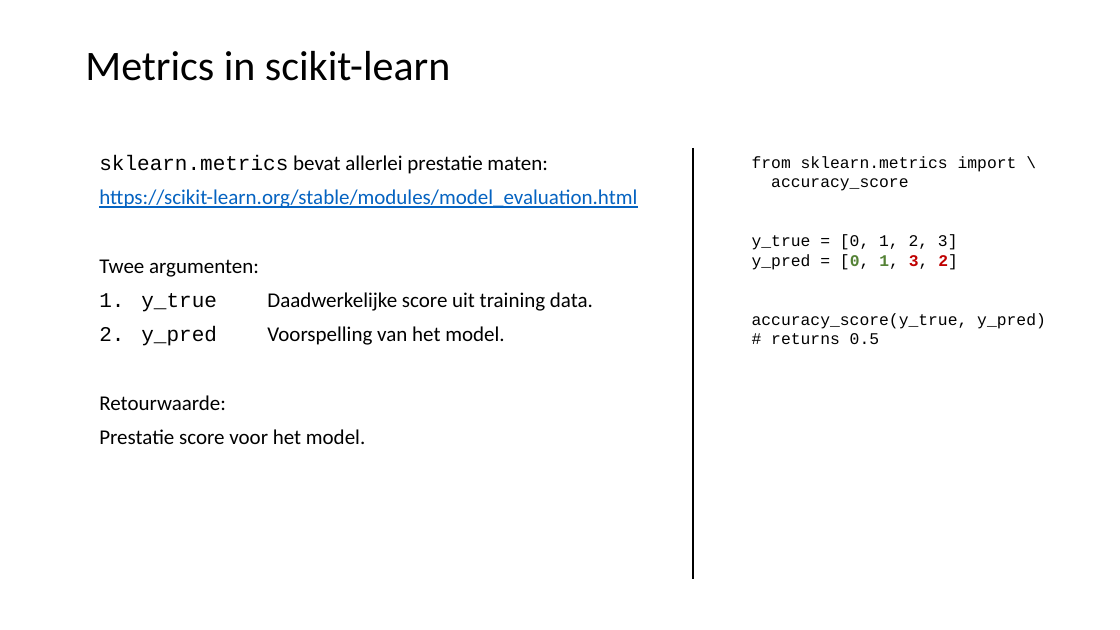
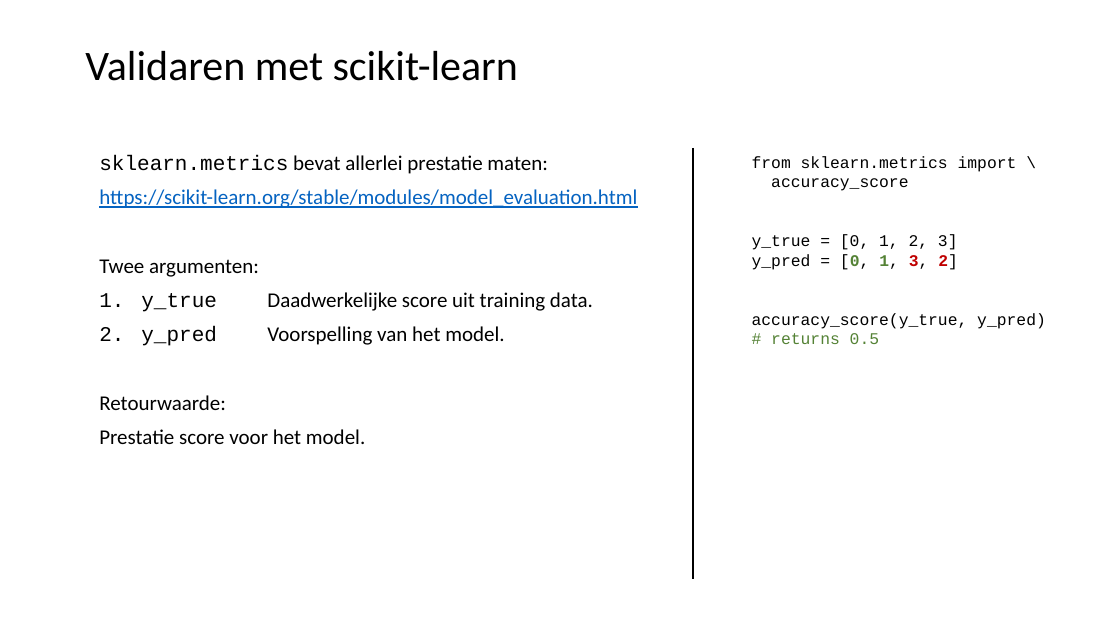
Before and after one commit to LFKoning/knowledge-sharing, a slide deck: slide 28 of python_course/4_scikit_learn/python_cursus_4.pptx. Drawn at 1120x630 pixels with LibreOffice and Linux fonts; fonts in the diff are those of the drawing. Boxes give left, top, right and bottom in pixels: in the first picture for what was removed or moved away, otherwise in the second. Text is boxed around its words. In the diff, an @@ line names an element or a change of style, - is before the commit and + after.

```diff
--- a/python_course/4_scikit_learn/python_cursus_4.pptx
+++ b/python_course/4_scikit_learn/python_cursus_4.pptx
@@ title at [85, 51, 518, 81]: text changed @@
-Metrics in scikit-learn
+Validaren met scikit-learn
@@ text at [771, 333, 879, 344]: text colour #000000 to #548235 in "# returns 0.5" @@
```
Also in this commit, not shown: 8 other slides changed, 1 slide added, 1 slide removed.
